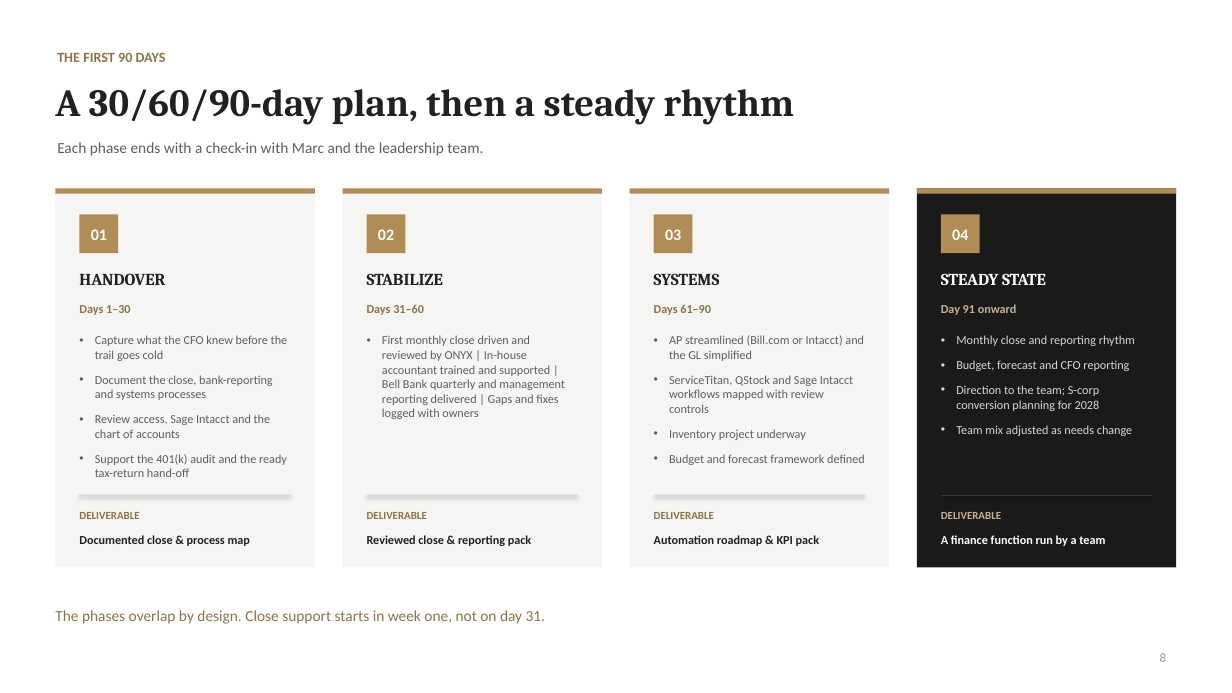
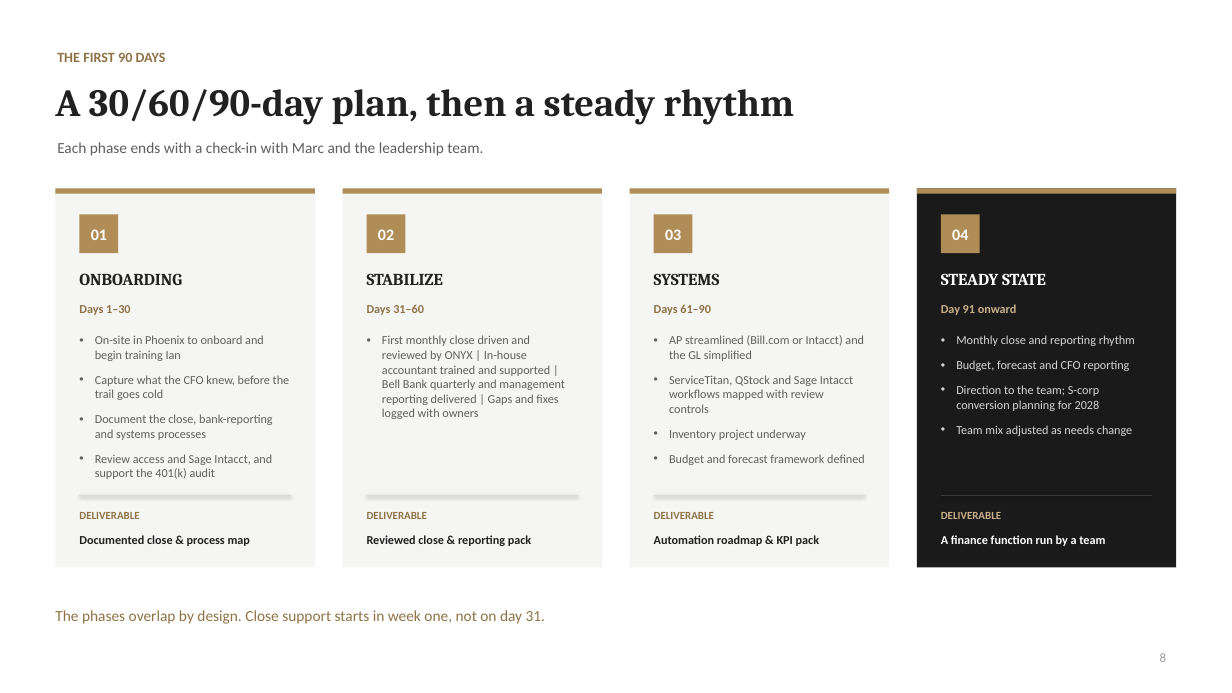
Before and after one commit to Onyxcfo/Engagement-Letter-Edits, a slide deck: slide 8 of Onyx_GeorgeBrazil_Proposal.pptx. Drawn at 1232x693 pixels with LibreOffice and Linux fonts; fonts in the diff are those of the drawing. Boxes give left, top, right and bottom in pixels: in the first picture for what was removed or moved away, otherwise in the second. Text is boxed around its words. In the diff, an @@ line names an element or a change of style, - is before the commit and + after.

```diff
--- a/Onyx_GeorgeBrazil_Proposal.pptx
+++ b/Onyx_GeorgeBrazil_Proposal.pptx
@@ text at (79, 273, 182, 285): text changed @@
-HANDOVER
+ONBOARDING
@@ text at (95, 335, 290, 400): text changed @@
-• Capture what the CFO knew before the trail goes cold
+• On-site in Phoenix to onboard and begin training Ian
+• Capture what the CFO knew, before the trail goes cold
@@ text at (95, 454, 273, 479): text changed @@
-• Review access, Sage Intacct and the chart of accounts
-• Support the 401(k) audit and the ready tax-return hand-off
+• Review access and Sage Intacct, and support the 401(k) audit
```
Also in this commit, not shown: 4 other slides changed.
